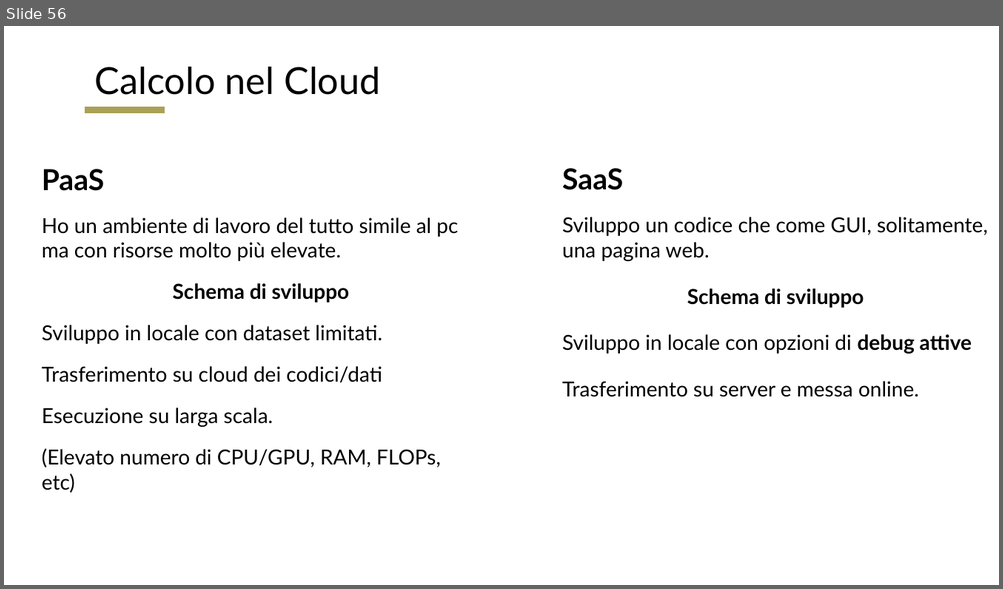
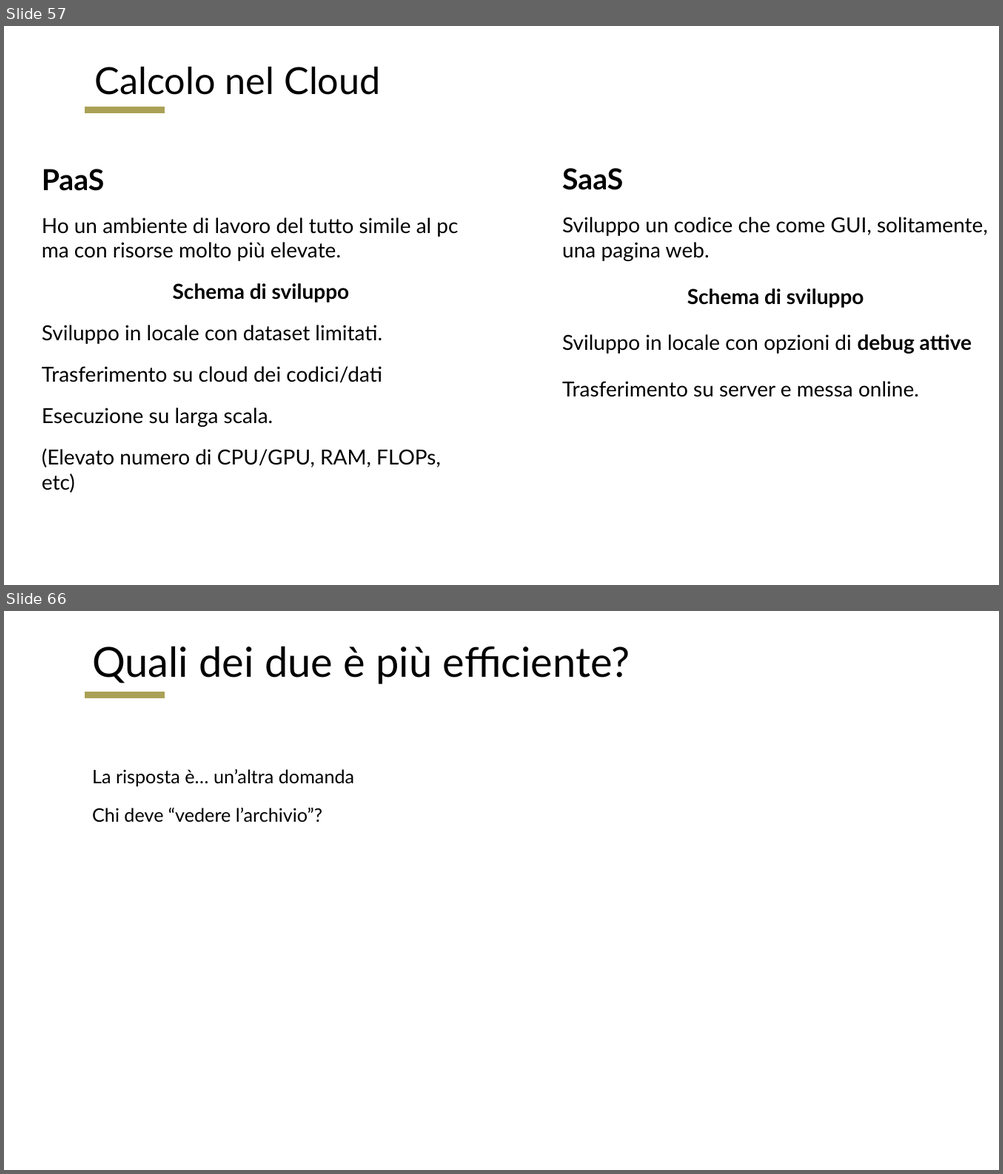
Before and after one commit to RomoloPoliti-INAF/PhDCourse2022, a slide deck: Cloud_Archive_and_Computation.pptx. Shown one above the other, each under a label of ours: slide 56 before the commit, slides 57 and 66 after it; the slides between them are not shown. The pictures are 1003x589 and 1003x1174 pixels, drawn with LibreOffice and Linux fonts; fonts in the diff are those of the drawing. Boxes give left, top, right and bottom in pixels: in the first picture for what was removed or moved away, otherwise in the second. Text is boxed around its words. In the diff, an @@ line names an element or a change of style, - is before the commit and + after.

```diff
--- a/Cloud_Archive_and_Computation.pptx
+++ b/Cloud_Archive_and_Computation.pptx
@@ slide 66 added at [4,611,999,1170], background #FFFFFF; not listed: 1 template element that a slide beside it also shows @@
@@ title added at [92,646,629,684], 40 pt, text #000000 @@
+Quali dei due è più efficiente?
@@ text added at [92,769,354,823], 18 pt, text #000000 @@
+La risposta è… un’altra domanda
+Chi deve “vedere l’archivio”?
@@ what was slide 56 is now slide 57 @@
```
Also in this commit, not shown: 11 slides changed, 21 other slides added.
